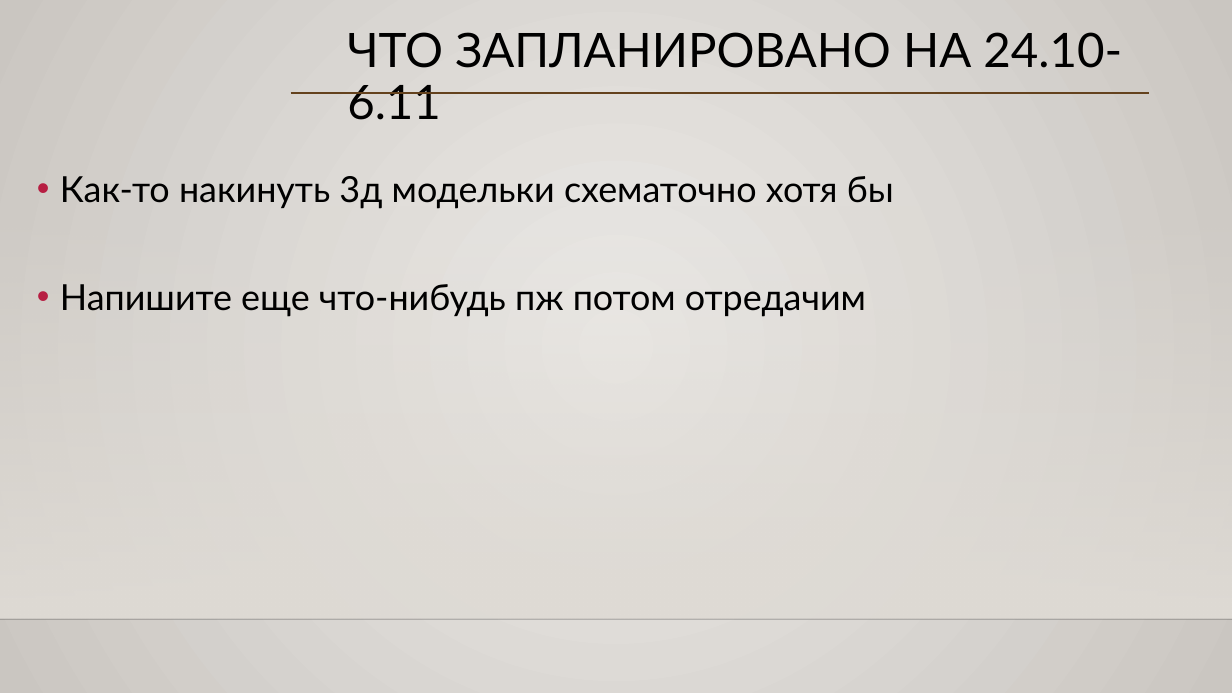
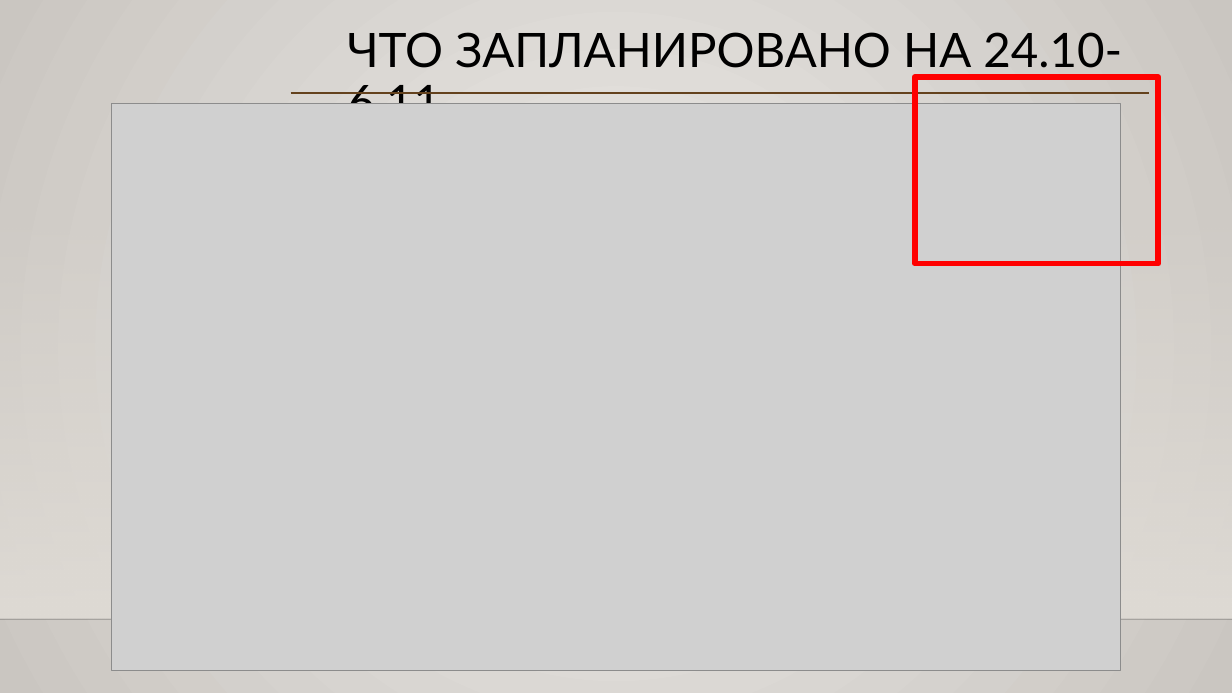
Before and after one commit to izzager/UntitledOrganizerApp, a slide deck: slide 10 of Отчет октябрь.pptx. Drawn at 1232x693 pixels with LibreOffice and Linux fonts; fonts in the diff are those of the drawing; grey boxes stand for pictures; background and template pictures are left out. Boxes give left, top, right and bottom in pixels: in the first picture for what was removed or moved away, otherwise in the second. Text is boxed around its words. In the diff, an @@ line names an element or a change of style, - is before the commit and + after.

```diff
--- a/Отчет октябрь.pptx
+++ b/Отчет октябрь.pptx
@@ rectangle added at box(915, 77, 1159, 263), outline #FF0000 4.5 pt @@
@@ picture added at box(112, 104, 1121, 671) @@
@@ text removed at box(60, 176, 894, 317) @@
-• Как-то накинуть 3д модельки схематочно хотя бы
-• Напишите еще что-нибудь пж потом отредачим
```
Also in this commit, not shown: 4 other slides changed.
